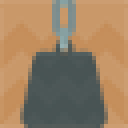
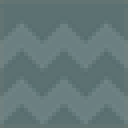
Comparing the layer stacks of the two w=128, h=128 images. Changes:
hid "weight" over [20, 0, 108, 128]
added layer "rock" above "water" over [0, 0, 128, 128]
